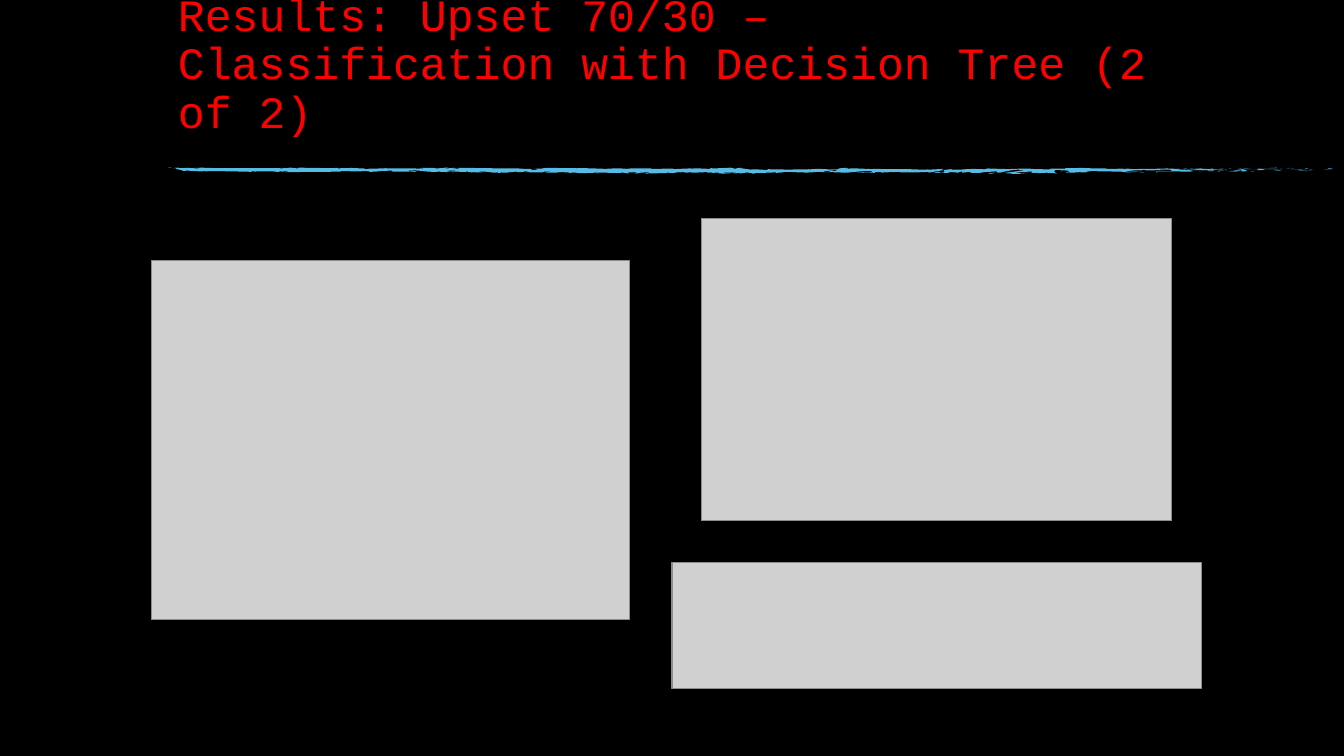
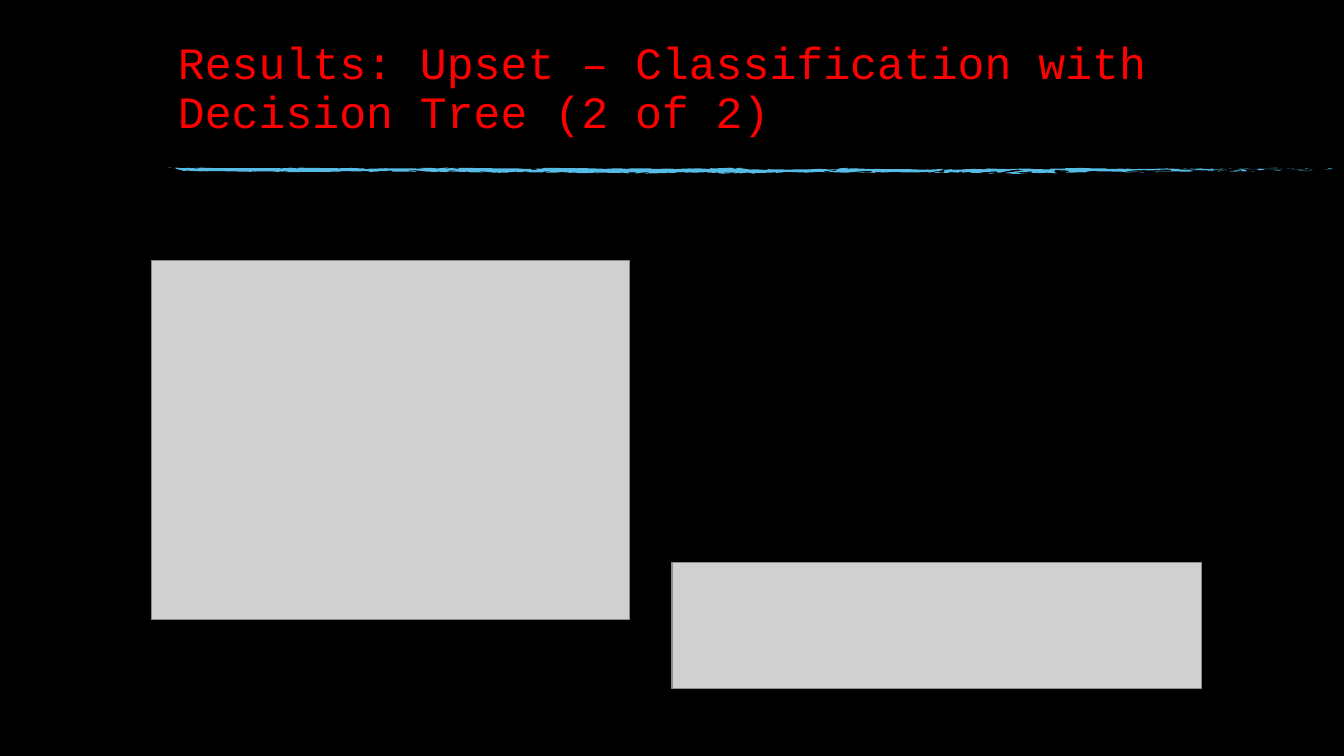
Before and after one commit to msnyde8/Graduate_Project-Upset_Potential, a slide deck: slide 21 of Upset Potential in the NFL.pptx (slide 26 before the commit). Drawn at 1344x756 pixels with LibreOffice and Linux fonts; fonts in the diff are those of the drawing; grey boxes stand for pictures; background and template pictures are left out. Boxes give left, top, right and bottom in pixels: in the first picture for what was removed or moved away, otherwise in the second. Text is boxed around its words. In the diff, an @@ line names an element or a change of style, - is before the commit and + after.

Commit message:
Updates at work to paper with new upset classification data and slides to match

```diff
--- a/Upset Potential in the NFL.pptx
+++ b/Upset Potential in the NFL.pptx
@@ title at (178, 47, 1146, 138): text changed @@
-Results: Upset 70/30 – Classification with Decision Tree (2 of 2)
+Results: Upset – Classification with Decision Tree (2 of 2)
@@ picture removed at (702, 219, 1172, 521) @@
```
Also in this commit, not shown: 11 other slides changed, 1 slide added, 6 slides removed, 1 other file.
